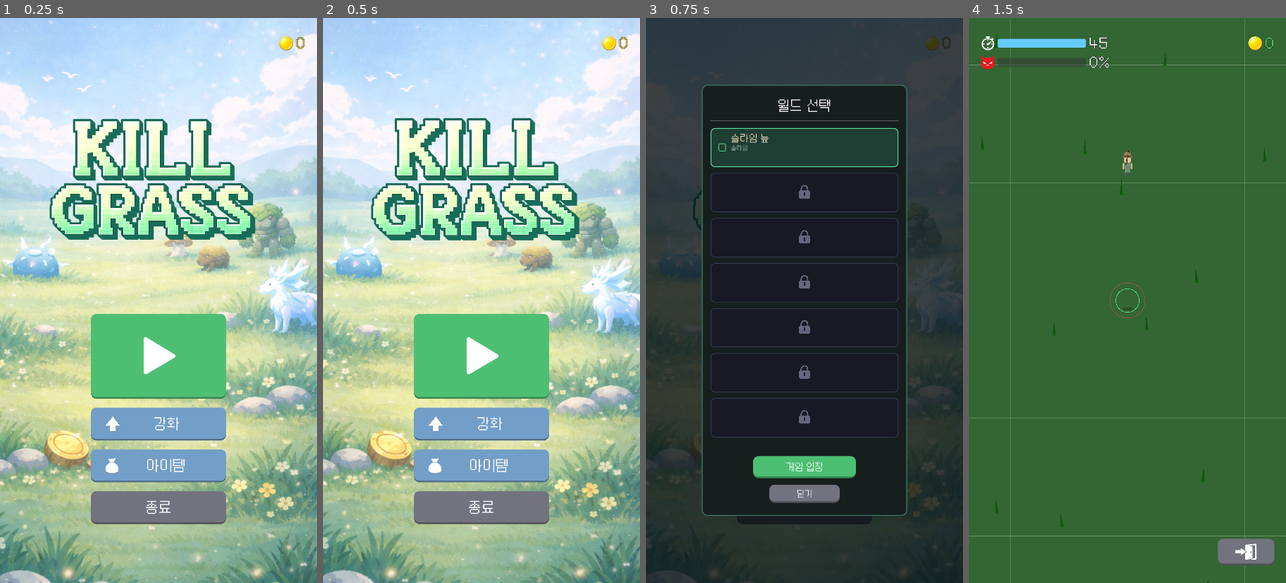
Above: before the commit, frames 1-4 (left to right).
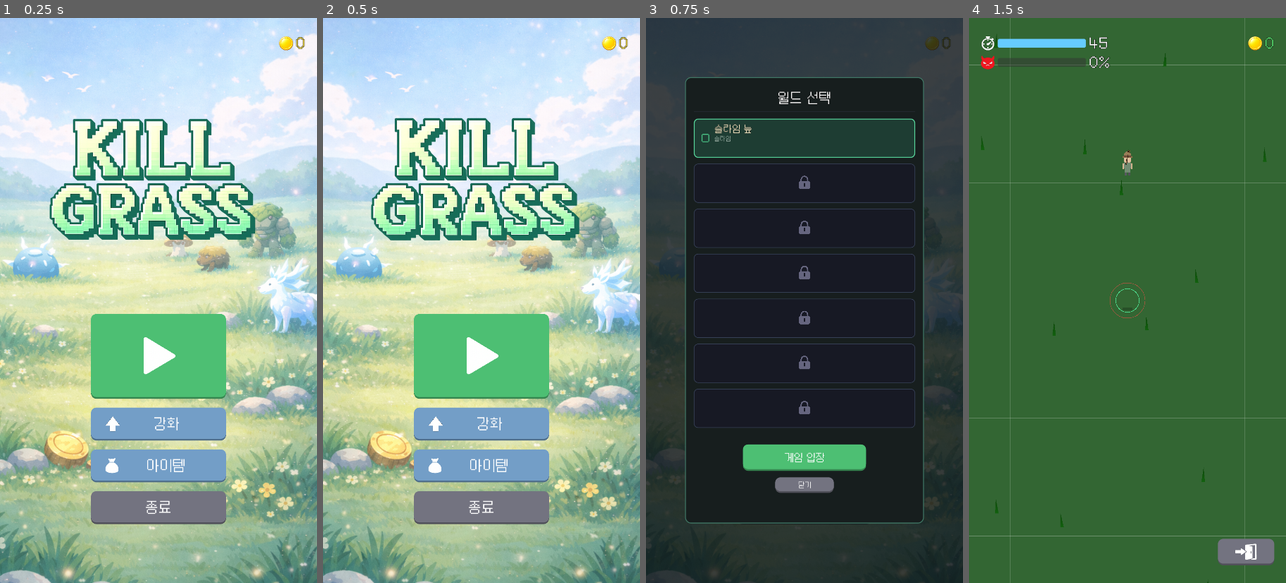
Above: after the commit, the same moments.

Repository: yellyB/game-kill_grass
Game: Godot game, scene res://scenes/ui/main_menu.tscn
Same seed, same stepped clock (60 frames per second), same inputs: the game is played once before the commit and once after it. Sound files missing from this copy of the repository are replaced by a short silence.
Inputs (mouse positions are in pixels of both pictures, inside the frame that each line leads up to):
- Up to frame 1 (0.25 s): no input
- Up to frame 2 (0.5 s): no input
- Up to frame 3 (0.75 s): click (804, 357) at 0.5 s
- Up to frame 4 (1.5 s): click "게임 입장" at 1.25 s

Frames 1-2 are identical in both runs. In frame 3, 15% of the frame differs, in the area x 12-88%, y 10-90%; in frame 4, nothing differs.

Commit message:
Polish world select panel: enlarge panel/buttons, reduce bottom spacing, match divider color
Co-Authored-By: Claude Opus 4.6 <noreply@anthropic.com>

Diff:
--- a/scripts/main_menu.gd
+++ b/scripts/main_menu.gd
@@ -239,13 +239,24 @@
   bg.set_anchors_preset(Control.PRESET_FULL_RECT)
   world_overlay.add_child(bg)
 
-  # Center panel
+  # Center panel — fill 30% more of remaining space on each side
+  var viewport_size = get_viewport().get_visible_rect().size
+  var base_w = 700.0
+  var base_h = 0.0  # auto height
+  var margin_x = (viewport_size.x - base_w) / 2.0
+  var extra_x = margin_x * 0.3
+  var panel_w = base_w + extra_x * 2.0
+  # Vertical: estimate base panel height ~70% of viewport, expand 30% of remaining
+  var base_h_ratio = 0.7
+  var margin_y = viewport_size.y * (1.0 - base_h_ratio) / 2.0
+  var extra_y = margin_y * 0.3
+
   var center = CenterContainer.new()
   center.set_anchors_preset(Control.PRESET_FULL_RECT)
   world_overlay.add_child(center)
 
   var panel = PanelContainer.new()
-  panel.custom_minimum_size = Vector2(700, 0)
+  panel.custom_minimum_size = Vector2(panel_w, viewport_size.y - (margin_y - extra_y) * 2.0)
   var panel_style = StyleBoxFlat.new()
   panel_style.bg_color = Color(0.09, 0.12, 0.12)
   panel_style.corner_radius_top_left = 20
@@ -260,7 +271,7 @@
   panel_style.content_margin_left = 30
   panel_style.content_margin_right = 30
   panel_style.content_margin_top = 44
-  panel_style.content_margin_bottom = 44
+  panel_style.content_margin_bottom = 26
   panel.add_theme_stylebox_override("panel", panel_style)
   center.add_child(panel)
 
@@ -279,8 +290,9 @@
   vbox.add_child(header)
 
   # Separator
-  var sep = HSeparator.new()
-  sep.add_theme_constant_override("separation", 8)
+  var sep = ColorRect.new()
+  sep.color = Color(0.24, 0.24, 0.32)
+  sep.custom_minimum_size = Vector2(0, 2)
   vbox.add_child(sep)
 
   # World cards container (for rebuilding cards on selection change)
@@ -292,7 +304,7 @@
 
   # Spacer between cards and buttons
   var spacer = Control.new()
-  spacer.custom_minimum_size = Vector2(0, 20)
+  spacer.custom_minimum_size = Vector2(0, 12)
   vbox.add_child(spacer)
 
   # Action button (게임 입장 / 해금)
@@ -301,8 +313,8 @@
   vbox.add_child(action_center)
 
   _ws_action_btn = Button.new()
-  _ws_action_btn.custom_minimum_size = Vector2(350, 75)
-  _ws_action_btn.add_theme_font_size_override("font_size", 35)
+  _ws_action_btn.custom_minimum_size = Vector2(420, 90)
+  _ws_action_btn.add_theme_font_size_override("font_size", 38)
   _ws_action_btn.pressed.connect(_on_action_btn_pressed)
   GameManager.style_button(_ws_action_btn)
   action_center.add_child(_ws_action_btn)
@@ -315,8 +327,8 @@
 
   var close_btn = Button.new()
   close_btn.text = "닫기"
-  close_btn.custom_minimum_size = Vector2(240, 62)
-  close_btn.add_theme_font_size_override("font_size", 30)
+  close_btn.custom_minimum_size = Vector2(200, 52)
+  close_btn.add_theme_font_size_override("font_size", 26)
   close_btn.pressed.connect(_close_world_select)
   GameManager.style_button(close_btn, "muted")
   close_center.add_child(close_btn)
